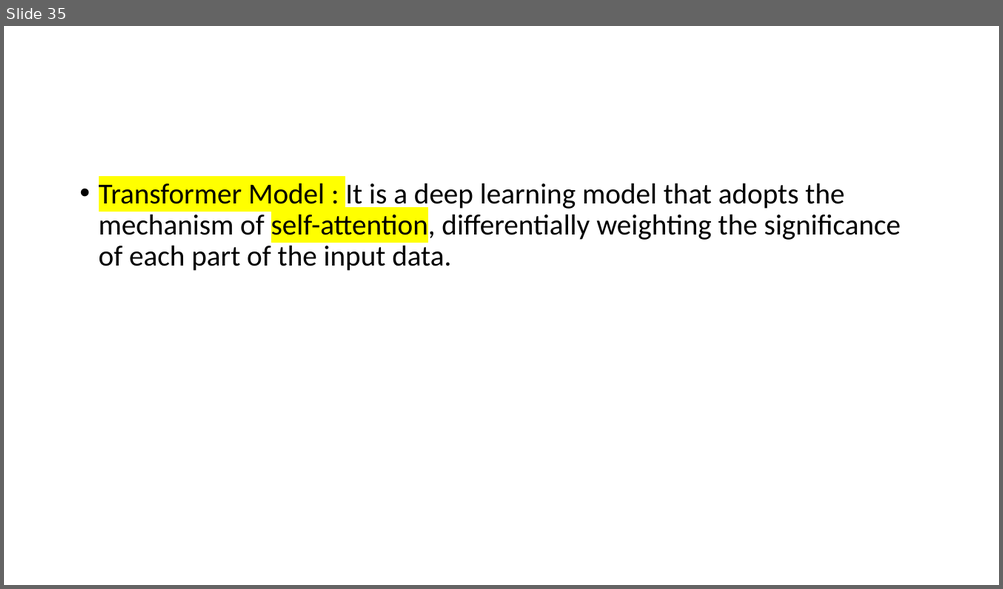
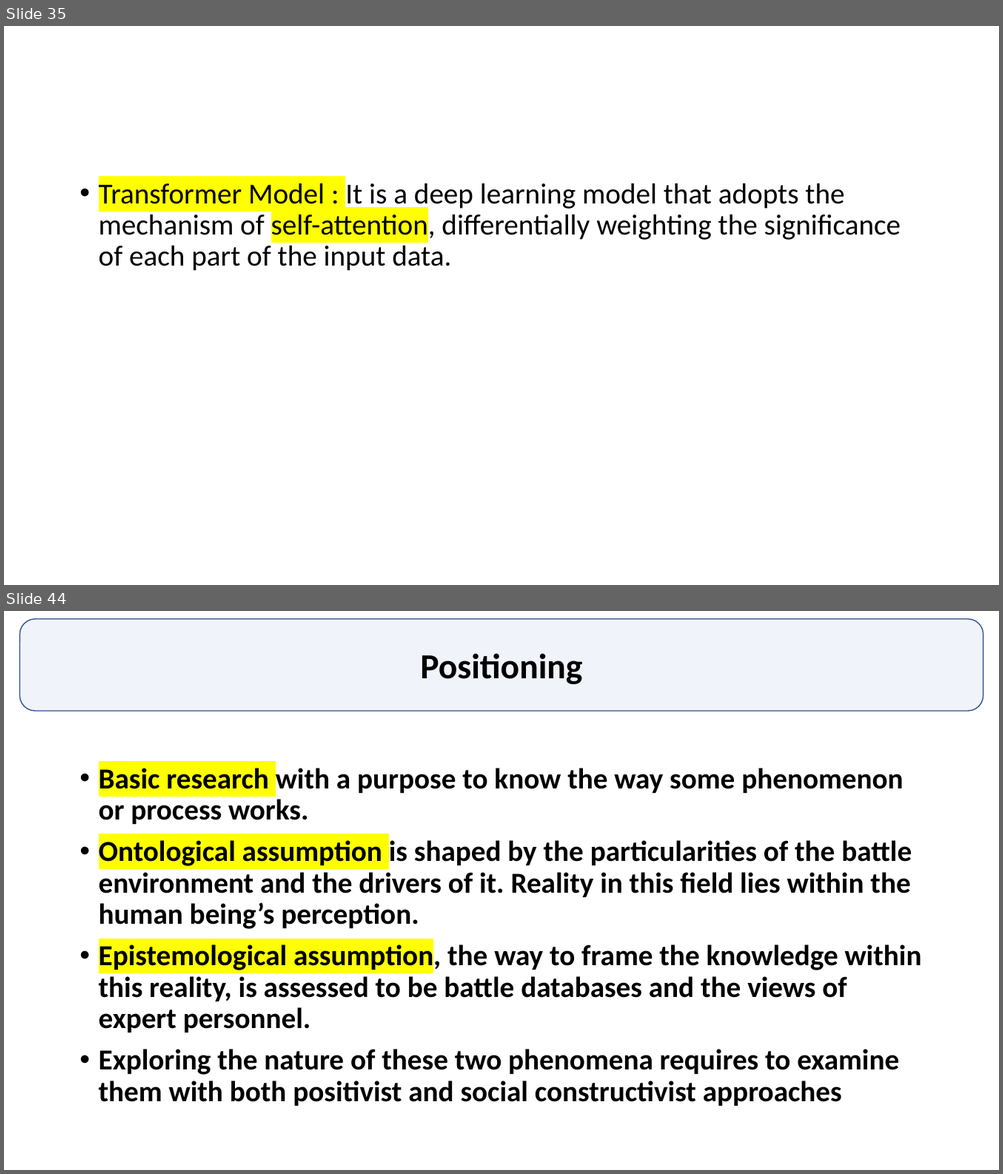
Before and after one commit to GurkanGitHub/PhD, a slide deck: PhD Discussion.pptx. Shown one above the other, each under a label of ours: slide 35 before the commit, slides 35 and 44 after it; the slides between them are not shown. The pictures are 1003x589 and 1003x1174 pixels, drawn with LibreOffice and Linux fonts; fonts in the diff are those of the drawing. Boxes give left, top, right and bottom in pixels: in the first picture for what was removed or moved away, otherwise in the second. Text is boxed around its words. In the diff, an @@ line names an element or a change of style, - is before the commit and + after.

```diff
--- a/PhD Discussion.pptx
+++ b/PhD Discussion.pptx
@@ slide 44 added at bbox=[4, 611, 999, 1170], background #FFFFFF @@
@@ rounded rectangle added at bbox=[20, 619, 983, 711], fill #4472C4 at 8% opacity, outline #325491 1 pt, 34 pt, text #000000, bold @@
+Positioning
@@ text added at bbox=[99, 768, 922, 1106], 28 pt, text #000000, bold @@
+• Basic research with a purpose to know the way some phenomenon or process works.
+• Ontological assumption is shaped by the particularities of the battle environment and the drivers of it. Reality in this field lies within the human being’s perception.
+• Epistemological assumption, the way to frame the knowledge within this reality, is assessed to be battle databases and the views of expert personnel.
+• Exploring the nature of these two phenomena requires to examine them with both positivist and social constructivist approaches
```
Also in this commit, not shown: 15 other slides added, 2 other files.
